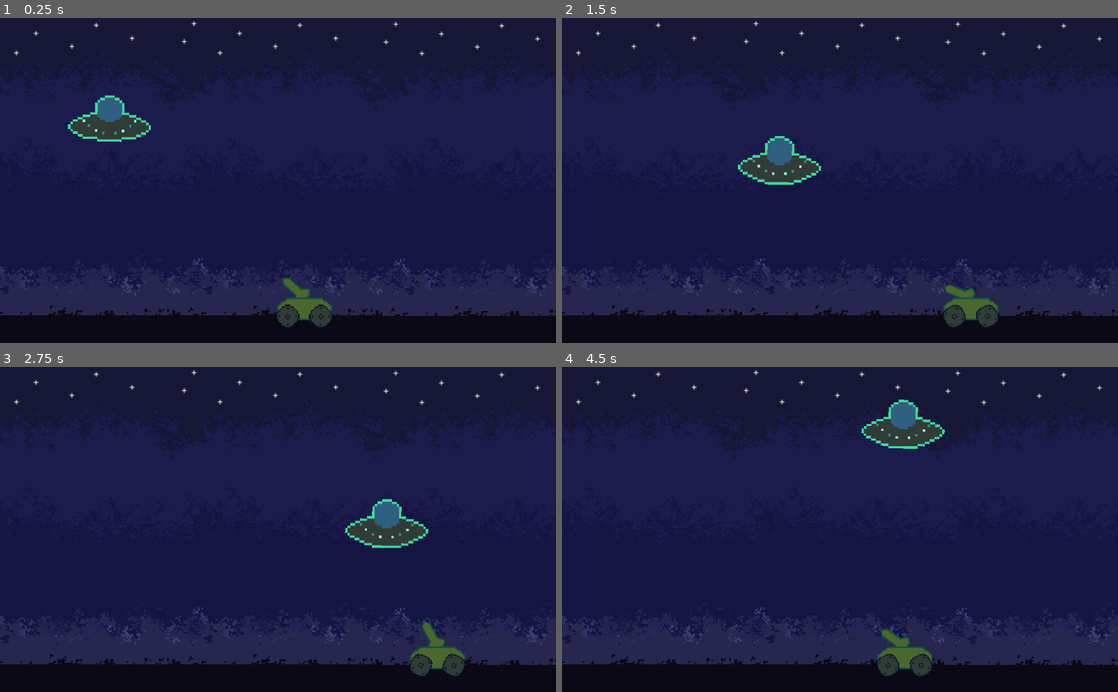
Above: before the commit, frames 1-4 (two rows, left to right).
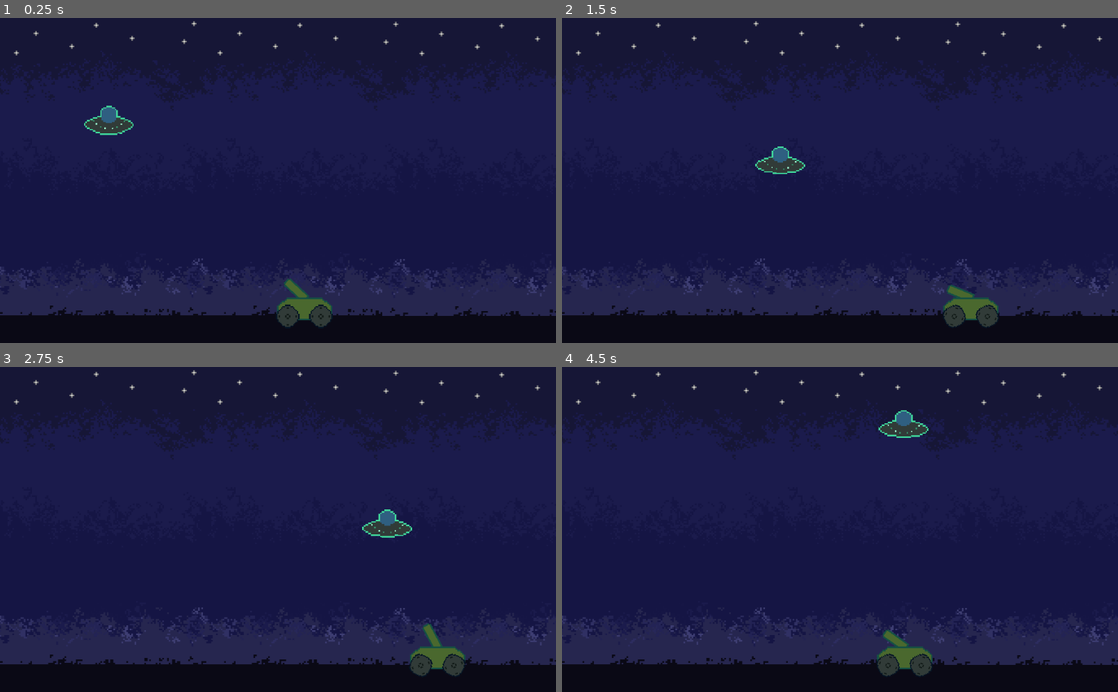
Above: after the commit, the same moments.

Repository: zMenta/Godot-Projects
Game: Godot game, scene res://Scenes/Main.tscn
Same seed, same stepped clock (60 frames per second), same inputs: the game is played once before the commit and once after it.
Inputs (mouse positions are in pixels of both pictures, inside the frame that each line leads up to):
- Up to frame 1 (0.25 s): no input
- Up to frame 2 (1.5 s): move the mouse to (962, 164) at 0.52 s; hold Right (ui_right) 0.53-1.28 s; move the mouse to (728, 196) at 1.27 s; hold Left (ui_left) from 1.28 s (still down)
- Up to frame 3 (2.75 s): move the mouse to (333, 458) at 2.02 s; release Left (ui_left) at 2.03 s; hold Right (ui_right) from 2.03 s (still down)
- Up to frame 4 (4.5 s): move the mouse to (812, 594) at 2.77 s; move the mouse to (1006, 578) at 3.52 s; release Right (ui_right) at 3.53 s; hold Left (ui_left) from 3.53 s (still down); move the mouse to (673, 480) at 4.27 s

The runs differ from the first frame. In frame 1, 1.0% of the frame differs, in the area x 12-56%, y 23-87%; in frame 2, 1.1%; in frame 3, 1.1%, in the area x 62-81%, y 40-87%; in frame 4, 1.1%.

Commit message:
Godot Aliens | better sprites and size

Diff:
--- a/Invaders from Space/Scenes/Main.tscn
+++ b/Invaders from Space/Scenes/Main.tscn
@@ -40,7 +40,7 @@
 curve = SubResource( 1 )
 
 [node name="PathFollow2D" type="PathFollow2D" parent="UfoPath"]
-position = Vector2( 39.0441, 151.735 )
+position = Vector2( 307, 173 )
 rotation = 0.231507
 rotate = false
 
--- a/Invaders from Space/Scenes/Player.tscn
+++ b/Invaders from Space/Scenes/Player.tscn
@@ -4,8 +4,8 @@
 [ext_resource path="res://Scripts/Player.gd" type="Script" id=2]
 
 [sub_resource type="CapsuleShape2D" id=1]
-radius = 19.3581
-height = 59.3537
+radius = 16.9999
+height = 52.0002
 
 [node name="Player" type="KinematicBody2D"]
 script = ExtResource( 2 )
--- a/Invaders from Space/Scenes/Ufo.tscn
+++ b/Invaders from Space/Scenes/Ufo.tscn
@@ -23,11 +23,10 @@
 height = 180.0
 
 [node name="Ufo" type="Area2D"]
-scale = Vector2( 0.5, 0.5 )
+scale = Vector2( 0.3, 0.3 )
 
 [node name="AnimatedSprite" type="AnimatedSprite" parent="."]
 frames = SubResource( 3 )
-frame = 1
 playing = true
 
 [node name="CollisionShape2D" type="CollisionShape2D" parent="."]
Binary file changed: Invaders from Space/Assets/Sprites/Tank sprite.png
